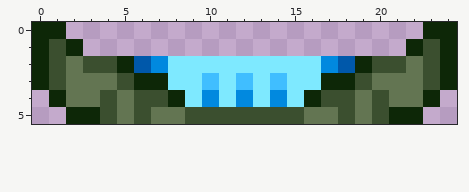
File history of a pixel-art sprite, branches/Grafics_Under_Development/madtulip/ship parts/floran/teleporter/madtulip_floran_teleporter_icon.png. Above, as it was before the edit.
The file is 25x6 pixels.
After:
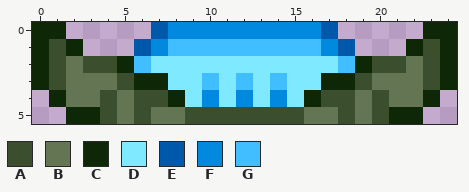
Palette (. is transparent): A #3b4f2f  B #637552  C #0d2707  D #7ee9ff  E #0058aa  F #0189df  G #40beff
Diff:
y 0: x 7..17 ........... -> EFFFFFFFFFE
y 1: x 6..18 ............. -> EFGGGGGGGGGFE
y 2: x 6..7 EF -> GD; x 17..18 FE -> DG
Boxes around the changes in both pictures, in picture pixels (x1, y1, x2, y2):
changed: (134, 22, 355, 73)
